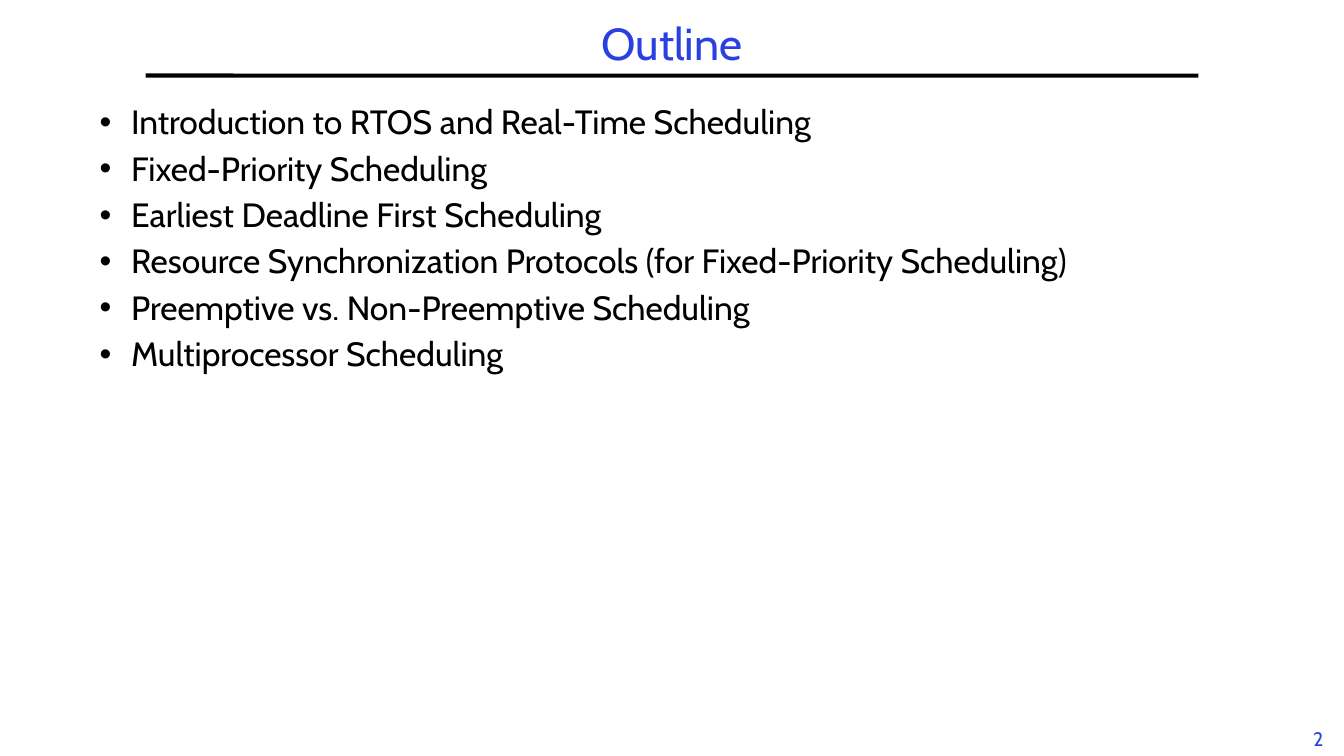
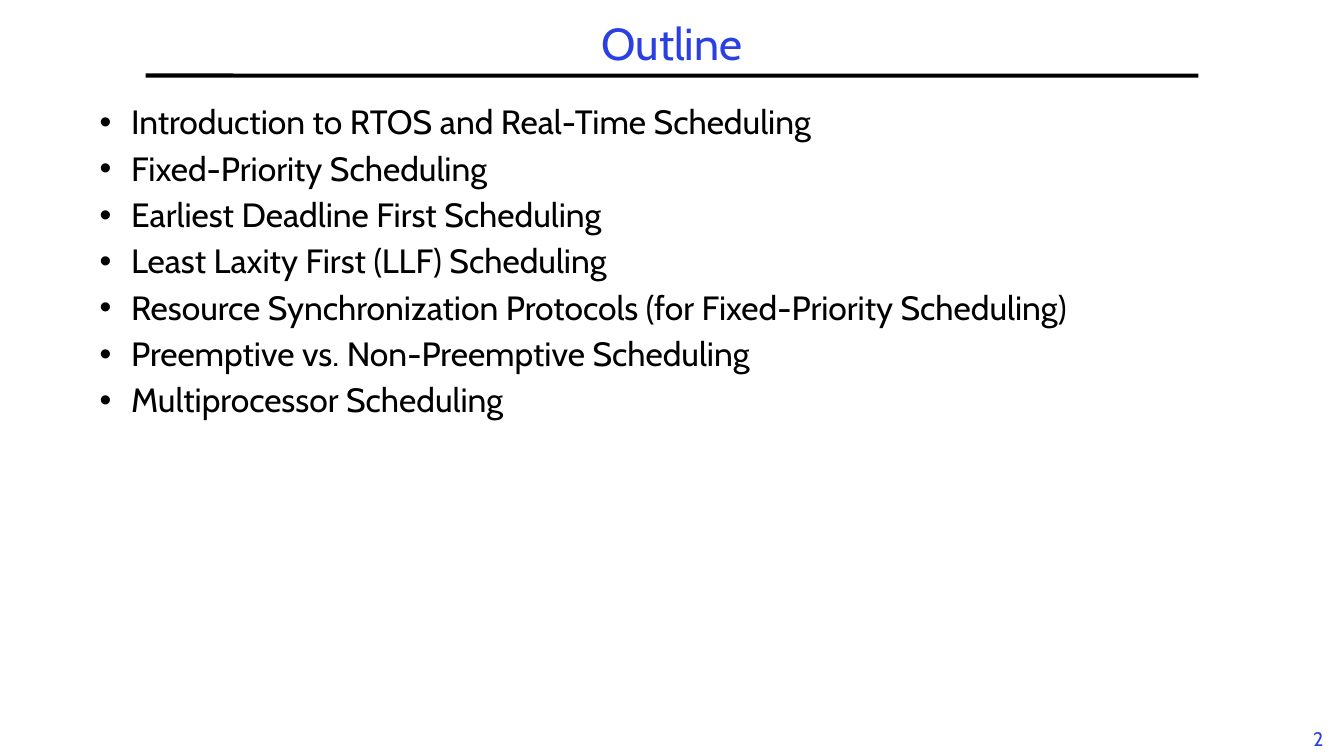
Before and after one commit to guhofstra/CSC256Fa25, a slide deck: slide 2 of PPTs/L6-RTScheduling.pptx. Drawn at 1344x756 pixels with LibreOffice and Linux fonts; fonts in the diff are those of the drawing. Boxes give left, top, right and bottom in pixels: in the first picture for what was removed or moved away, otherwise in the second. Text is boxed around its words. In the diff, an @@ line names an element or a change of style, - is before the commit and + after.

```diff
--- a/PPTs/L6-RTScheduling.pptx
+++ b/PPTs/L6-RTScheduling.pptx
@@ text at bbox=[131, 247, 606, 281]: paragraph added @@
+• Least Laxity First (LLF) Scheduling
```
Also in this commit, not shown: 2 other slides changed, 3 slides added, 5 other files.
